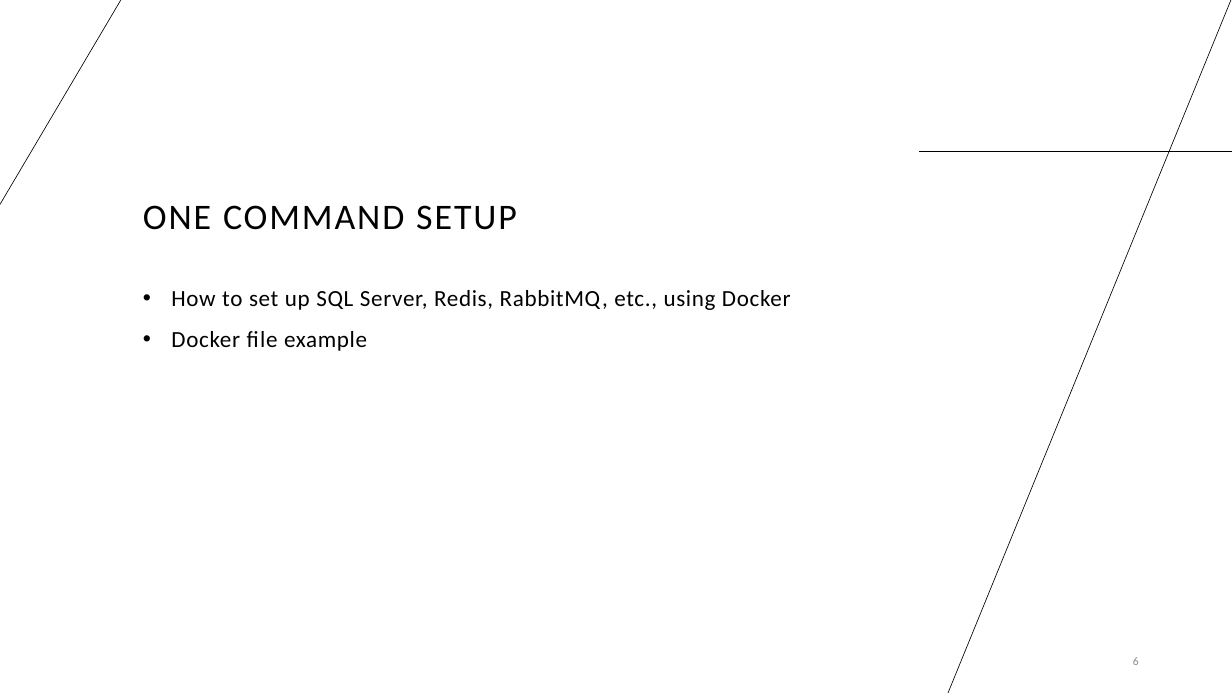
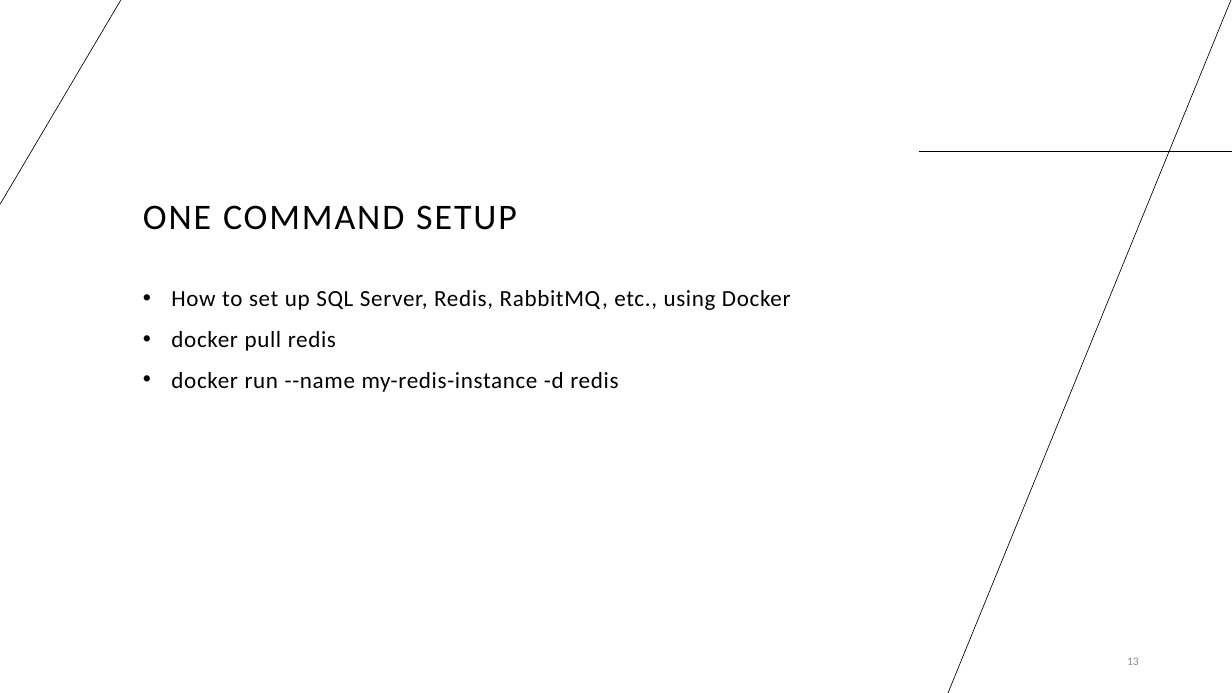
Before and after one commit to Shak-o/C-Examples, a slide deck: slide 13 of Docker/Docs/Slides/Docker for Local Development.pptx (slide 6 before the commit). Drawn at 1232x693 pixels with LibreOffice and Linux fonts; fonts in the diff are those of the drawing. Boxes give left, top, right and bottom in pixels: in the first picture for what was removed or moved away, otherwise in the second. Text is boxed around its words. In the diff, an @@ line names an element or a change of style, - is before the commit and + after.

```diff
--- a/Docker/Docs/Slides/Docker for Local Development.pptx
+++ b/Docker/Docs/Slides/Docker for Local Development.pptx
@@ text at (171, 331, 618, 392): text changed @@
-  • Docker file example
+  • docker pull redis
+  • docker run --name my-redis-instance -d redis
@@ page number at (1127, 657, 1139, 665): text changed @@
-6
+13
```
Also in this commit, not shown: 3 other slides changed, 7 slides added, 1 other file.
